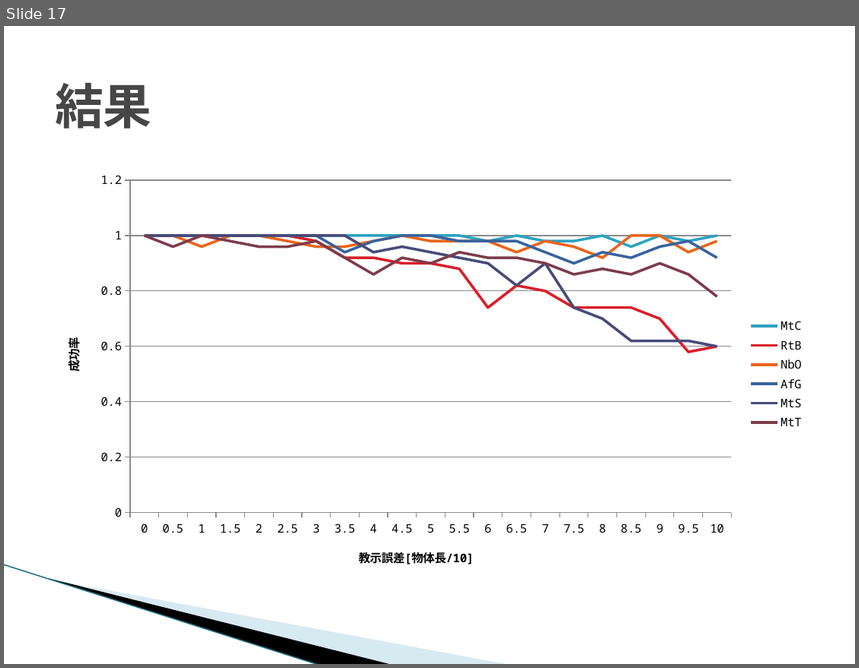
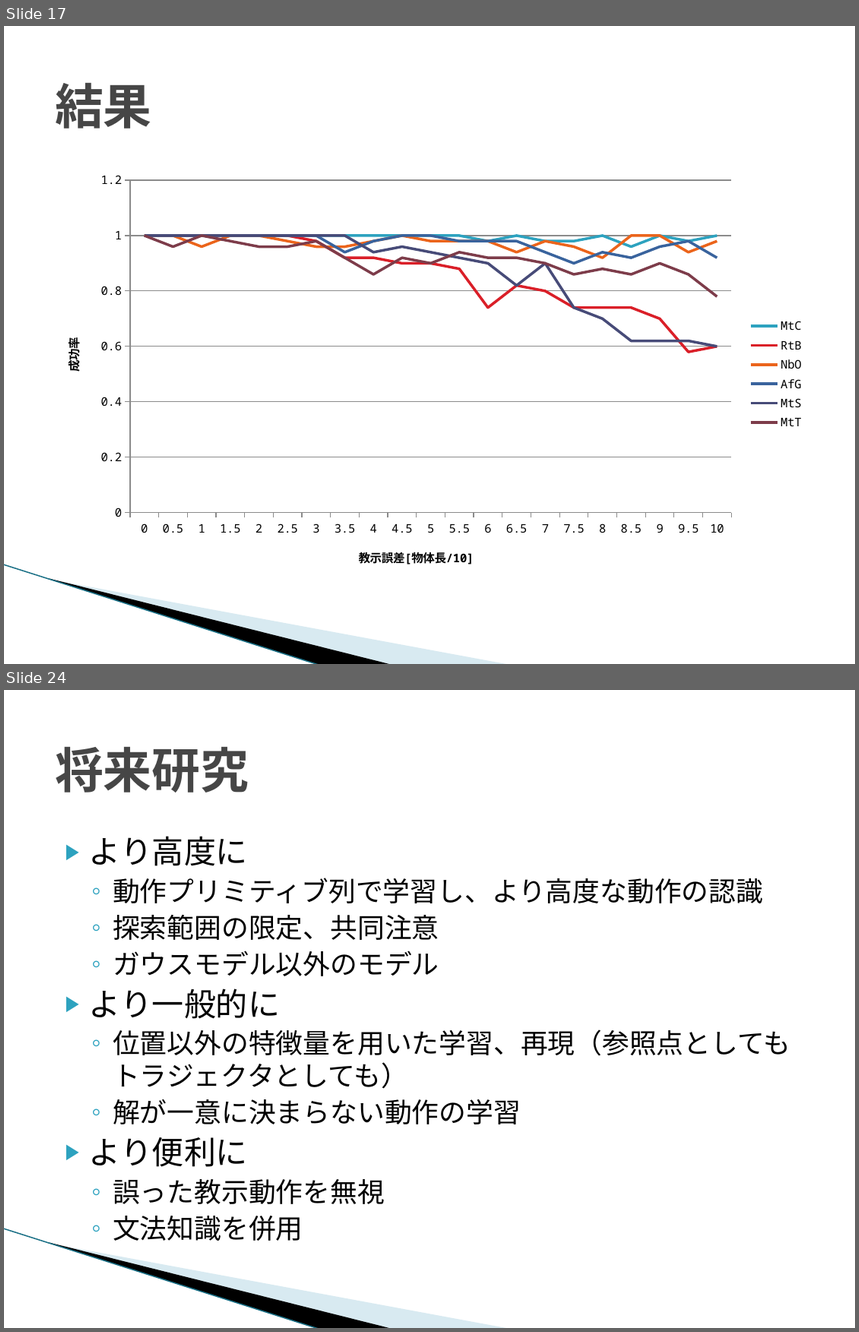
Before and after one commit to TetsuyaKomota/GitforEclipseTest, a slide deck: IntentionLearning/memo/人の教示動作からの.pptx. Shown one above the other, each under a label of ours: slide 17 before the commit, slides 17 and 24 after it; the slides between them are not shown. The pictures are 859x668 and 859x1332 pixels, drawn with LibreOffice and Linux fonts; fonts in the diff are those of the drawing; background and template pictures are left out. Boxes give left, top, right and bottom in pixels: in the first picture for what was removed or moved away, otherwise in the second. Text is boxed around its words. In the diff, an @@ line names an element or a change of style, - is before the commit and + after.

```diff
--- a/IntentionLearning/memo/人の教示動作からの.pptx
+++ b/IntentionLearning/memo/人の教示動作からの.pptx
@@ slide 24 added at (4,690,855,1328), background #FFFFFF; not listed: 3 template elements that a slide beside it also shows @@
@@ title added at (55,747,249,793), 41 pt, text #464646, bold @@
+将来研究
@@ text added at (89,836,791,1241), 23 pt, text #000000 @@
+▶ より高度に
+  ◦ 動作プリミティブ列で学習し、より高度な動作の認識
+  ◦ 探索範囲の限定、共同注意
+  ◦ ガウスモデル以外のモデル
+▶ より一般的に
+  ◦ 位置以外の特徴量を用いた学習、再現（参照点としてもトラジェクタとしても）
+  ◦ 解が一意に決まらない動作の学習
+▶ より便利に
+  ◦ 誤った教示動作を無視
+  ◦ 文法知識を併用
```
Also in this commit, not shown: 5 slides changed, 2 other slides added, 1 other file.
